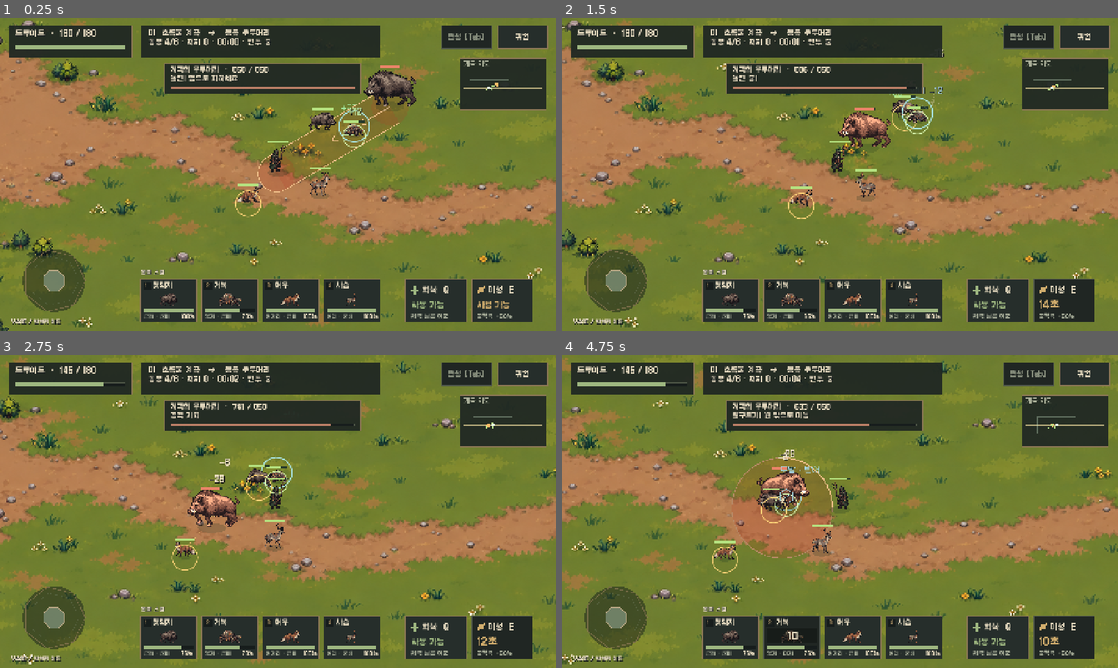
Above: before the commit, frames 1-4 (two rows, left to right).
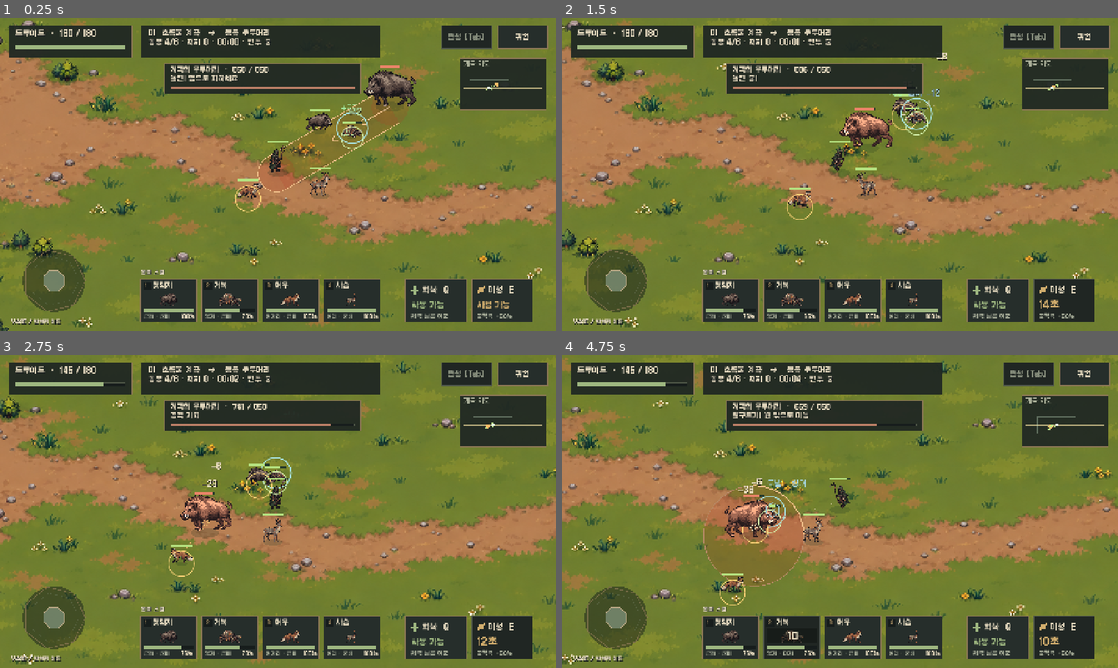
Above: after the commit, the same moments.

Repository: knc219-a11y/grovebound
Game: Godot game, scene res://animation/pixel_gameplay_preview.tscn
Same seed, same stepped clock (60 frames per second), same inputs: the game is played once before the commit and once after it. This scene is started directly instead of the project's main scene.
Inputs (mouse positions are in pixels of both pictures, inside the frame that each line leads up to):
- Up to frame 1 (0.25 s): no input
- Up to frame 2 (1.5 s): click (1062, 299) at 0.5 s; tap Enter at 1.25 s; move the mouse to (962, 158) at 1.27 s; hold D from 1.28 s (still down); hold F from 1.28 s (still down); click (962, 158) at 1.42 s
- Up to frame 3 (2.75 s): release D at 2 s; release F at 2 s; drag from (166, 527) to (250, 574) at 2.02 s
- Up to frame 4 (4.75 s): move the mouse to (895, 442) at 2.77 s; hold D 2.78-3.5 s; tap E at 2.85 s; drag from (812, 574) to (673, 464) at 3.52 s; move the mouse to (1006, 558) at 4.27 s; hold A from 4.28 s (still down); tap 2 at 4.35 s

The runs differ from the first frame. In frame 1, 0.8% of the frame differs, in the area x 42-89%, y 21-64%; in frame 2, 1.5%; in frame 3, 2.0%; in frame 4, 2.9%, in the area x 25-89%, y 15-80%.

Commit message:
Improve motion transitions while preserving small actors and wide view

Diff:
--- a/animation/action_player.gd
+++ b/animation/action_player.gd
@@ -10,6 +10,7 @@
 	# A routine strike must not cancel an explicit heal/guard/support gesture.
 	if key in ["attack","support","cast"] and actor.get("action_remaining",0.0)>0 and actor.get("action_key","") in ["heal","guard"]: return false
 	var duration=catalog[kind].actions[key].duration
+	actor.action_face=actor.get("face",1.0)
 	actor.action_key=key
 	actor.action_duration=duration
 	actor.action_remaining=duration
@@ -32,6 +33,8 @@
 		key="guard"
 	else: return {}
 	if not catalog[kind].actions.has(key): return {}
+	# Full-body stationary poses cannot replace travelling feet. Channeling is stationary.
+	if actor.get("walk",false) and not actor.get("channeling",false): return {}
 	var frames=catalog[kind].actions[key].frames
 	return {"key":key,"region":frames[clampi(floori(phase*frames.size()),0,frames.size()-1)]}
 func draw(canvas,position,height,face,tint,kind,actor):
@@ -41,7 +44,7 @@
 	var r=chosen.region
 	var region=Rect2(r[0],r[1],r[2],r[3])
 	var scale_value=maxf(1,roundf(float(height)/data.height))
-	canvas.draw_set_transform_matrix(Transform2D(0,position.round()).scaled_local(Vector2(face,1)*scale_value))
+	canvas.draw_set_transform_matrix(Transform2D(0,position.round()).scaled_local(Vector2(actor.get("action_face",face) if not actor.get("channeling",false) else face,1)*scale_value))
 	canvas.draw_texture_rect_region(textures[kind],Rect2(-Vector2(data.ground[0],data.ground[1]),region.size),region,tint)
 	canvas.draw_set_transform(Vector2.ZERO)
 	return true
--- a/animation/boar_pixel.gd
+++ b/animation/boar_pixel.gd
@@ -49,9 +49,9 @@
 	var scale_value = display_scale(height)
 	var down = actor.get("rig_down",0.0)
 	var swing = actor.get("swing",0.0)
-	var acting = swing>0 or actor.get("wind",0.0)>0
+	var acting = actor.get("wind",0.0)>0
 	var moving = actor.get("walk",false) and actor.get("rig_move",0.0)>0.25 and down<0.01 and not acting
-	var nudge = roundf(sin(clampf(swing/0.22,0,1)*PI)*2)*scale_value if swing>0 else 0.0
+	var nudge = roundf(sin(clampf(swing/0.22,0,1)*PI)*2)*scale_value if swing>0 and not actor.get("walk",false) else 0.0
 	var p = position.round()+Vector2(face*nudge,0)
 	canvas.draw_set_transform_matrix(Transform2D(-0.7*face*down,p).scaled_local(Vector2(face,1)*scale_value))
 	var old_filter = canvas.texture_filter
--- a/animation/pixel_actor.gd
+++ b/animation/pixel_actor.gd
@@ -39,9 +39,10 @@
 func frame_for_phase(phase):
 	return posmod(floori(phase*frames.size()),frames.size())
 func advance(actor,dt):
+	actor.pixel_down=move_toward(actor.get("pixel_down",0.0),1.0 if actor.hp<=0 else 0.0,maxf(0,dt)/0.22)
 	var distance=actor.pos.distance_to(actor.get("pixel_last",actor.pos))
 	actor.pixel_last=actor.pos
-	var moving=actor.get("walk",false) and actor.hp>0 and distance>0.001 and distance<100 and actor.get("swing",0.0)<=0 and actor.get("wind",0.0)<=0
+	var moving=actor.get("walk",false) and actor.hp>0 and distance>0.001 and distance<100 and actor.get("wind",0.0)<=0
 	if moving:
 		var scale_value=2.0 if actor.get("boss",false) else 1.0
 		var speed=distance/maxf(dt,0.001)/scale_value
@@ -58,8 +59,8 @@
 func draw(canvas,position,height,face,tint,actor,idle):
 	var scale_value=maxf(1.0,roundf(height/native_height))
 	var down=actor.hp<=0
-	var moving=actor.get("pixel_moving",false) and not down and actor.get("swing",0.0)<=0 and actor.get("wind",0.0)<=0
-	var tilt=-0.75*face if down else 0.0
+	var moving=actor.get("pixel_moving",false) and not down and actor.get("wind",0.0)<=0
+	var tilt=-0.75*face*smoothstep(0.0,1.0,actor.get("pixel_down",1.0 if down else 0.0))
 	canvas.draw_set_transform_matrix(Transform2D(tilt,position.round()).scaled_local(Vector2(face,1)*scale_value))
 	if moving:
 		if actor.get("pixel_running",false) and run_texture!=null:
--- a/main.gd
+++ b/main.gd
@@ -381,9 +381,12 @@
 	var delta = target-u.pos
 	if delta.length()>stop:
 		u["walk"]=true
-		var v = delta.normalized()*minf(speed*dt,maxf(0,delta.length()-stop))
+		# Ease into motion and brake near the requested stopping distance.
+		var desired=speed*clampf((delta.length()-stop)/40.0,0.2,1.0)
+		u.move_speed=move_toward(u.get("move_speed",0.0),desired,speed*6.0*dt)
+		var v = delta.normalized()*minf(u.move_speed*dt,maxf(0,delta.length()-stop))
 		u.pos = (u.pos+v).clamp(Vector2(150,345),Vector2(2750,1130))
-		if absf(v.x)>0.1: u.face=signf(v.x)
+		if absf(delta.x)>14: u.face=signf(delta.x)
 		if u.has("walk"): u.walk=true
 
 func _process(dt):
@@ -408,6 +411,7 @@
 	stage_time += dt
 	combat_feedback.advance(dt)
 	for a in [player]+units+enemies:
+		if not a.get("walk",false): a.move_speed=0.0
 		motion_actions.advance(a,dt)
 		a["hit"]=maxf(0,a.get("hit",0.0)-dt)
 		a["swing"]=maxf(0,a.get("swing",0.0)-dt)
@@ -1067,7 +1071,7 @@
 			bob=0.0
 			tilt=0.0
 			deformation=Vector2.ONE
-		var offset=state.get("recoil",Vector2.ZERO)*(hit/0.18)
+		var offset=state.get("recoil",Vector2.ZERO)*sin(clampf(hit/0.18,0.0,1.0)*PI)
 		if a.hp<=0:
 			tilt=-0.75*a.face
 			if not a.ally: col.a=state.get("death",0.0)/0.32
--- a/tools/test_action_events.gd
+++ b/tools/test_action_events.gd
@@ -7,6 +7,17 @@
 	game.set_process(false)
 	root.add_child(game)
 	var failures=[]
+	# Movement easing may change arrival time, but never overshoots attack stop distance.
+	var mover={"pos":Vector2(800,700),"face":1.0,"walk":false}
+	game.move_entity(mover,Vector2(900,700),100.0,0.05,20.0)
+	if mover.pos.x<=800 or mover.pos.x>=805: failures.append("companion eases departure")
+	for step in 120: game.move_entity(mover,Vector2(900,700),100.0,0.05,20.0)
+	if absf(mover.pos.x-880)>0.001: failures.append("companion reaches stop without overshoot")
+	mover.face=1.0
+	game.move_entity(mover,mover.pos+Vector2(-5,100),100.0,0.05)
+	if mover.face!=1.0: failures.append("near vertical travel keeps facing")
+	game.move_entity(mover,mover.pos+Vector2(-100,0),100.0,0.05)
+	if mover.face!=-1.0: failures.append("deliberate turn changes facing")
 	var actions=game.motion_actions
 	# Every baked role has visible variation and padding around every frame.
 	for kind in actions.catalog:
@@ -57,7 +68,14 @@
 	game.holding_revive=false
 	game.update_game(0.1)
 	if game.player.get("channeling",false): failures.append("interrupt ends channel")
-	var probe={"hp":100.0}
+	var probe={"hp":100.0,"face":-1.0,"walk":false}
+	actions.start(probe,"wolf","attack")
+	probe.face=1.0
+	if probe.action_face!=-1.0: failures.append("attack keeps event facing")
+	probe.walk=true
+	if not actions.selection("wolf",probe).is_empty(): failures.append("travel does not slide in stationary attack pose")
+	probe.walk=false
+	if actions.selection("wolf",probe).is_empty(): failures.append("stationary attack pose remains available")
 	actions.start(probe,"wolf","attack")
 	actions.advance(probe,1.0)
 	if not actions.selection("wolf",probe).is_empty(): failures.append("action expires")
--- a/tools/test_pixel_actor.gd
+++ b/tools/test_pixel_actor.gd
@@ -25,10 +25,12 @@
 	a.pos.x+=1
 	rig.advance(a,0.05)
 	if a.pixel_moving: failures.append("downed remains still")
+	if a.pixel_down<=0 or a.pixel_down>=1: failures.append("fall starts gradually")
 	a.hp=180
 	a.pos.x+=1
 	rig.advance(a,0.05)
 	if not a.pixel_moving: failures.append("revive resumes")
+	if a.pixel_down!=0: failures.append("revive returns upright")
 	var image=rig.texture.get_image()
 	var unique={}
 	for region in rig.frames:
@@ -83,7 +85,7 @@
 		qa.swing=0.15
 		qa.pos.x+=1
 		quad.advance(qa,0.05)
-		if qa.pixel_moving: failures.append(kind+" attack holds stance")
+		if not qa.pixel_moving: failures.append(kind+" moving strike keeps feet animated")
 		qa.swing=0.0
 		qa.wind=0.3
 		qa.pos.x+=1
@@ -93,6 +95,9 @@
 		qa.pos.x+=6.5
 		quad.advance(qa,0.05)
 		if not qa.pixel_moving or not qa.pixel_running: failures.append(kind+" resumes trot")
+		qa.pixel_phase=0.0
+		qa.pos.x+=6.5
+		quad.advance(qa,0.05)
 		var scaled={"pos":Vector2.ZERO,"hp":100,"walk":true,"boss":true}
 		quad.advance(scaled,0.05)
 		scaled.pos.x+=13.0
Binary file added: docs/motion-upgrade-gameplay.gif
Not shown, changed: STATUS.md
Not shown, changed: docs/NEXT_SESSION.md
Not shown, added: docs/motion-upgrade-gameplay.mp4
Not shown, changed: docs/wip/README.md
